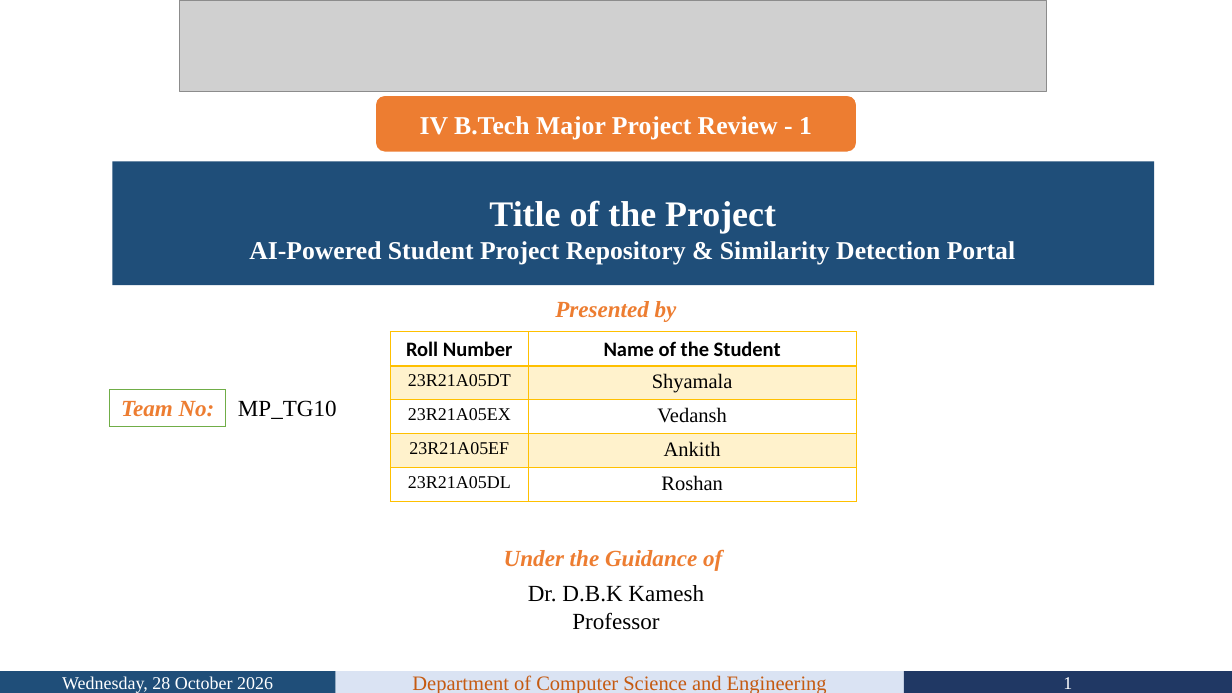
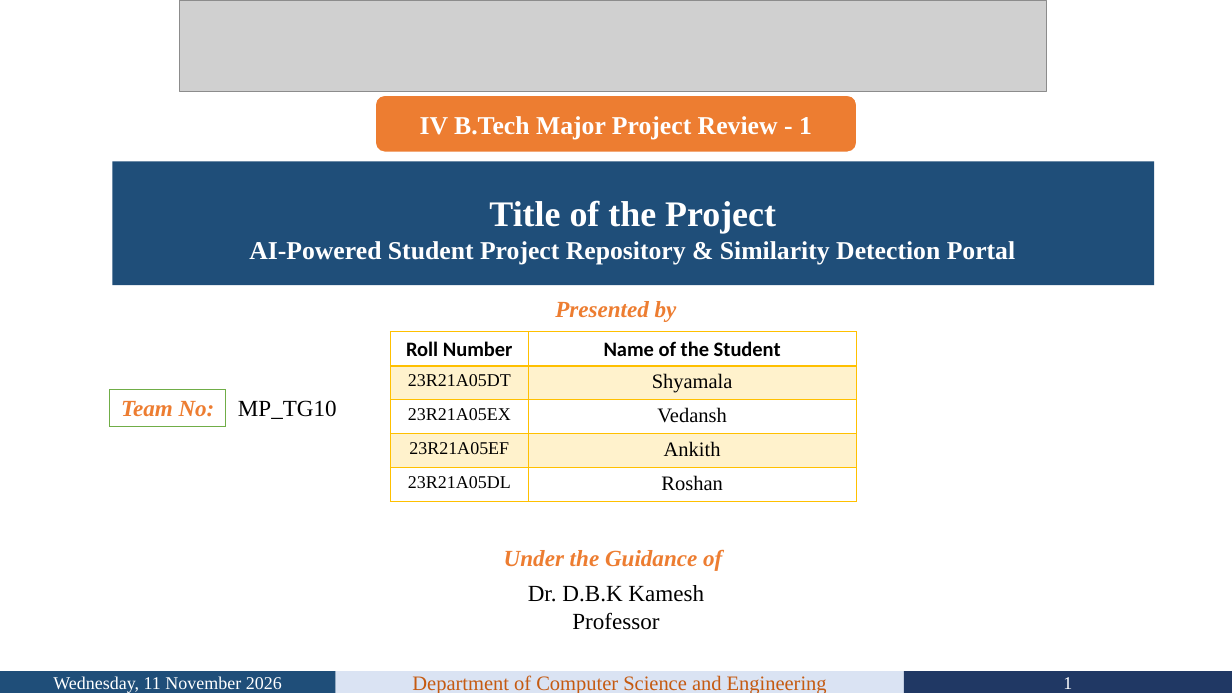
Before and after one commit to VedanshSharma53/Micro-Projects, a slide deck: slide 1 of paper/MP_TG10_Review_PPT_Updated.pptx. Drawn at 1232x693 pixels with LibreOffice and Linux fonts; fonts in the diff are those of the drawing; grey boxes stand for pictures; background and template pictures are left out. Boxes give left, top, right and bottom in pixels: in the first picture for what was removed or moved away, otherwise in the second. Text is boxed around its words. In the diff, an @@ line names an element or a change of style, - is before the commit and + after.

```diff
--- a/paper/MP_TG10_Review_PPT_Updated.pptx
+++ b/paper/MP_TG10_Review_PPT_Updated.pptx
@@ text in rectangle at (53, 676, 282, 693): text changed @@
-Wednesday, 28 October 2026
+Wednesday, 11 November 2026
```
Also in this commit, not shown: 25 other slides changed, 3 other files.
